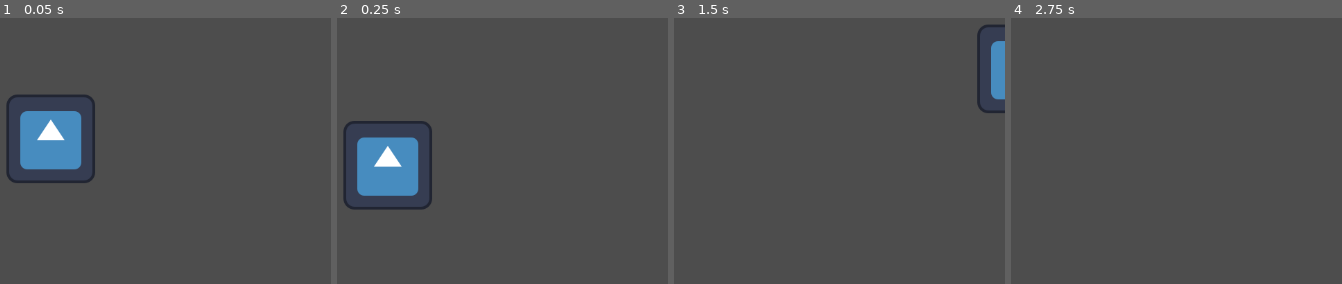
Above: before the commit, frames 1-4 (left to right).
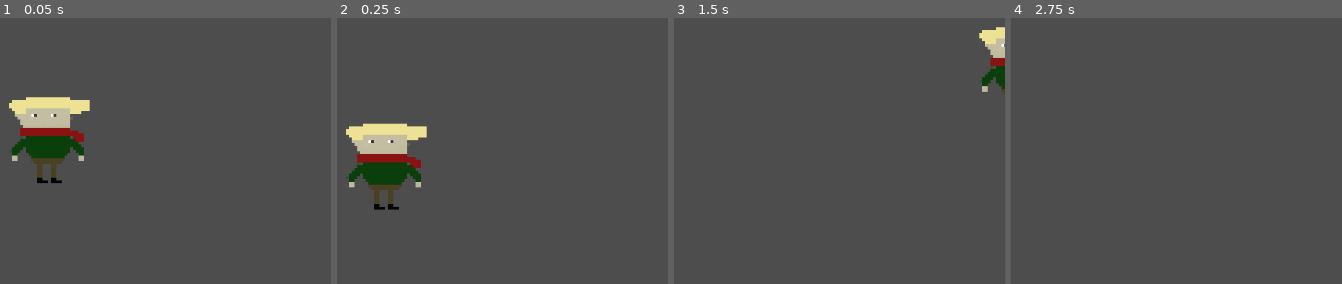
Above: after the commit, the same moments.

Repository: Goose40401/Jump-Or-Get-Jumped
Game: Godot game, scene res://scenes/game.tscn
Two runs of this game, one before a commit and one after it. Both use one fixed random seed, a clock stepped at 60 frames per second and the inputs below. The engine's default icon, where the game draws it, is replaced by a stand-in: a white triangle on a blue panel in a dark square.
Inputs:
- Up to frame 1 (0.05 s): no input
- Up to frame 2 (0.25 s): no input
- Up to frame 3 (1.5 s): hold D (right) from 0.53 s (still down); tap Up (jump) at 0.77 s
- Up to frame 4 (2.75 s): tap Up (jump) at 1.52 s; tap Enter at 2 s; release D (right) at 2.03 s; hold A (left) from 2.03 s (still down)

The runs differ from the first frame. In frame 1, 6.7% of the frame differs, in the area x 1-29%, y 28-63%; in frame 2, 6.8%, in the area x 1-29%, y 38-73%; in frame 3, 1.9%; in frame 4, nothing differs.

Commit message:
sprites and etc

Diff:
--- a/prefabs/player.tscn
+++ b/prefabs/player.tscn
@@ -1,7 +1,7 @@
 [gd_scene format=3 uid="uid://cio23x8aq2yi8"]
 
 [ext_resource type="Script" uid="uid://df4oedmg36ifd" path="res://scripts/player.gd" id="1_4dohe"]
-[ext_resource type="Texture2D" uid="uid://ku5vvoxi0w2i" path="res://icon.svg" id="2_r66lb"]
+[ext_resource type="Texture2D" uid="uid://cejax47ch2n7o" path="res://sprites/player.png" id="2_4dohe"]
 
 [sub_resource type="RectangleShape2D" id="RectangleShape2D_1txc5"]
 size = Vector2(130, 128)
@@ -11,7 +11,8 @@
 
 [node name="Sprite2D" type="Sprite2D" parent="." unique_id=939505265]
 texture_filter = 1
-texture = ExtResource("2_r66lb")
+scale = Vector2(4.015, 4.015)
+texture = ExtResource("2_4dohe")
 
 [node name="CollisionShape2D" type="CollisionShape2D" parent="." unique_id=1881477861]
 shape = SubResource("RectangleShape2D_1txc5")
Binary file added: sprites/head.png
Not shown, added: sprites/head.png.import
Binary file added: sprites/left.png
Not shown, added: sprites/left.png.import
Binary file added: sprites/left_leg.png
Not shown, added: sprites/left_leg.png.import
Binary file added: sprites/lower_body.png
Not shown, added: sprites/lower_body.png.import
Binary file added: sprites/player.png
Not shown, added: sprites/player.png.import
Binary file added: sprites/right.png
Not shown, added: sprites/right.png.import
(and 7 more such lines)
